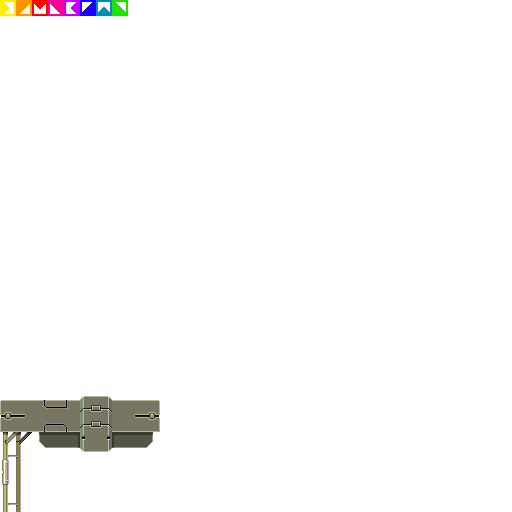
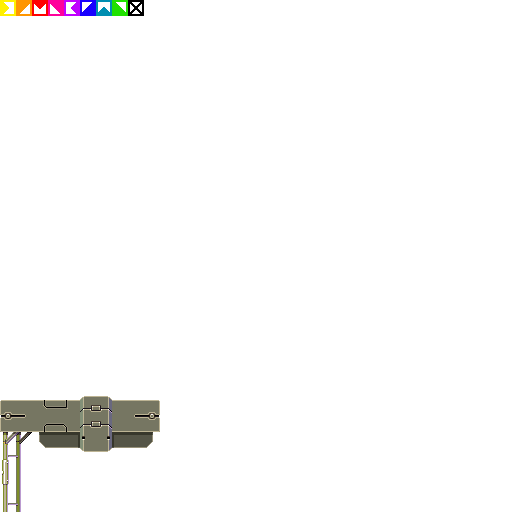
Comparing the layer stacks of the two w=512, h=512 images. Changes:
added layer "Layer 45 copy 8" above "Layer 68" over (128, 0, 144, 16)
